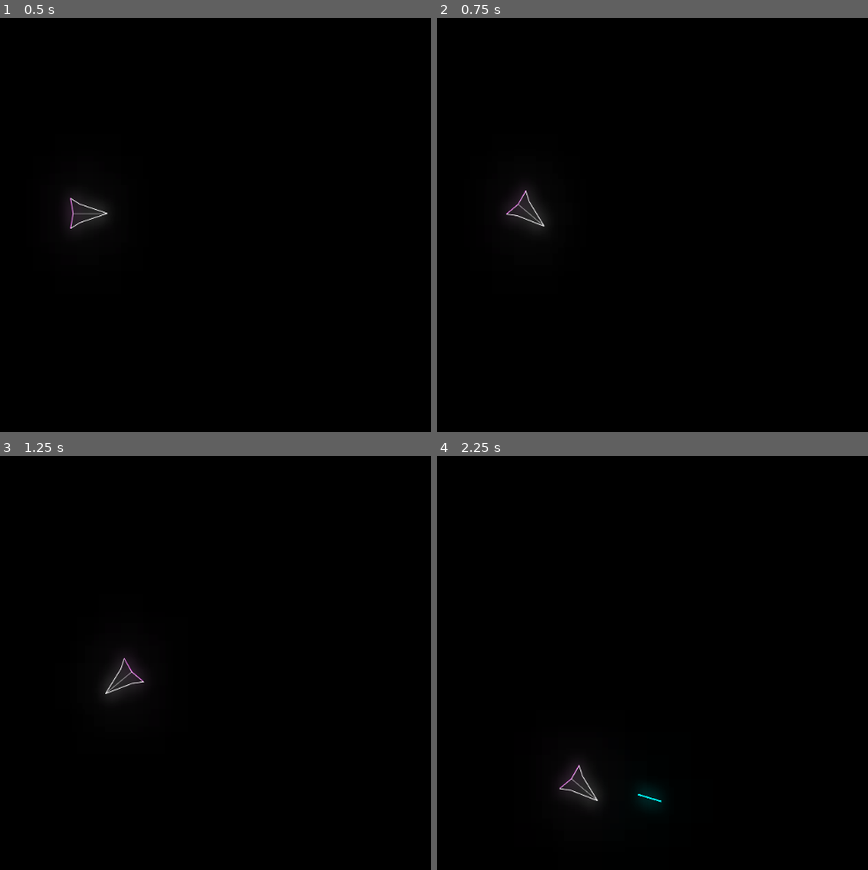
Above: before the commit, frames 1-4 (two rows, left to right).
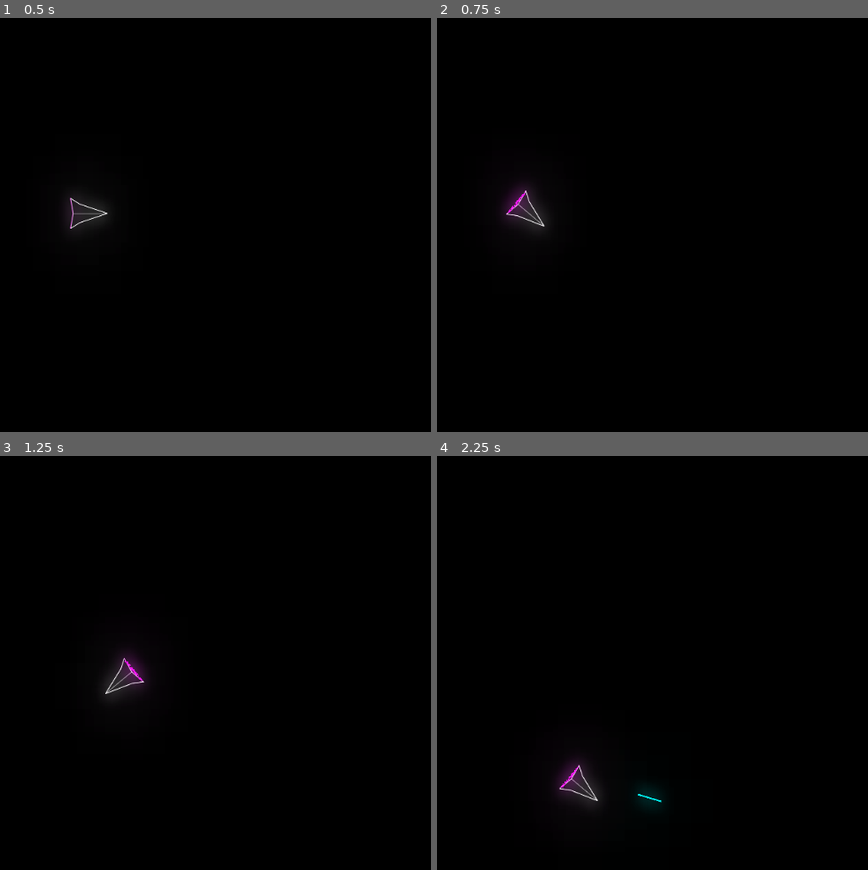
Above: after the commit, the same moments.

Repository: liske/Planetoids
Game: Godot game, scene res://scenes/Space.tscn
The game is run twice, just before and just after one commit, with the same random seed, the same clock (stepped at 60 frames per second) and the same inputs.
Inputs:
- Up to frame 1 (0.5 s): no input
- Up to frame 2 (0.75 s): tap Enter at 0.5 s; hold Right (rotate_right) from 0.53 s (still down); hold W (boost) from 0.53 s (still down)
- Up to frame 3 (1.25 s): keep holding Right (rotate_right); keep holding W (boost)
- Up to frame 4 (2.25 s): release Right (rotate_right) at 1.28 s; release W (boost) at 1.28 s; hold Left (rotate_left) 1.28-2.03 s; tap W (boost) at 1.35 s; hold Right (rotate_right) from 2.03 s (still down); hold W (boost) from 2.03 s (still down); tap Space (shoot) at 2.1 s

Frame 1 is identical in both runs. In frame 2, 0.1% of the frame differs, in the area x 16-21%, y 42-48%; in frame 3, 0.1%, in the area x 28-34%, y 49-55%; in frame 4, less than 0.1%.

Commit message:
ship: add particle engine

Diff:
--- a/objects/ship/Ship.gd
+++ b/objects/ship/Ship.gd
@@ -2,7 +2,6 @@
 
 onready var Bullet = preload("res://objects/weapon/Laser.tscn")
 
-var input_vector : Vector2
 var velocity : Vector2
 export (int) var acceleration = 300
 export (int) var max_speed = 500
@@ -25,14 +24,18 @@
 	if Input.is_action_pressed("rotate_right"):
 		rotation_direction += 1
 
-	input_vector.x = clamp(Input.get_action_strength("boost"), 0, max_speed)
+	var boost = clamp(Input.get_action_strength("boost"), 0, max_speed)
 
-	if input_vector.x == 0 && velocity != Vector2.ZERO:
+	$Sprite/CPUParticles2D.emitting = boost > 0
+	if $Sprite/CPUParticles2D.emitting:
+		$Sprite/CPUParticles2D.speed_scale = max_speed/boost * 2
+
+	if boost == 0 && velocity != Vector2.ZERO:
 		velocity = lerp(velocity, Vector2.ZERO, slow_down)
 		if abs(velocity.x) <= 0.1 && abs(velocity.y) <= 0:
 			velocity = Vector2.ZERO
 	else:
-		velocity += Vector2(input_vector.x * acceleration * delta, 0).rotated(rotation)
+		velocity += Vector2(boost * acceleration * delta, 0).rotated(rotation)
 		velocity.x = clamp(velocity.x, -max_speed, max_speed)
 		velocity.y = clamp(velocity.y, -max_speed, max_speed)
 
--- a/objects/ship/Ship.tscn
+++ b/objects/ship/Ship.tscn
@@ -9,12 +9,33 @@
 [node name="Sprite" type="Sprite" parent="."]
 texture = ExtResource( 1 )
 
+[node name="CPUParticles2D" type="CPUParticles2D" parent="Sprite"]
+position = Vector2( -51, 0 )
+rotation = 1.5708
+emitting = false
+amount = 128
+lifetime = 4.0
+randomness = 0.25
+lifetime_randomness = 0.5
+emission_shape = 2
+emission_rect_extents = Vector2( 36, 2 )
+direction = Vector2( 0, 0 )
+spread = 180.0
+radial_accel = 32.0
+radial_accel_random = 1.0
+scale_amount = 3.0
+color = Color( 1, 0, 1, 0.878431 )
+
 [node name="CollisionPolygon2D" type="CollisionPolygon2D" parent="."]
+visible = false
 polygon = PoolVector2Array( -53, -44, -26, -27, 54, 1, -25, 27, -53, 44, -46, 1 )
 
 [node name="Position2D_Center" type="Position2D" parent="."]
 position = Vector2( 78, 0 )
 
 [node name="VisibilityNotifier2D" type="VisibilityNotifier2D" parent="."]
+visible = false
+position = Vector2( 0.5, 0.499998 )
+scale = Vector2( 5.35, 4.45 )
 
 [connection signal="screen_exited" from="VisibilityNotifier2D" to="." method="_on_VisibilityNotifier2D_screen_exited"]
